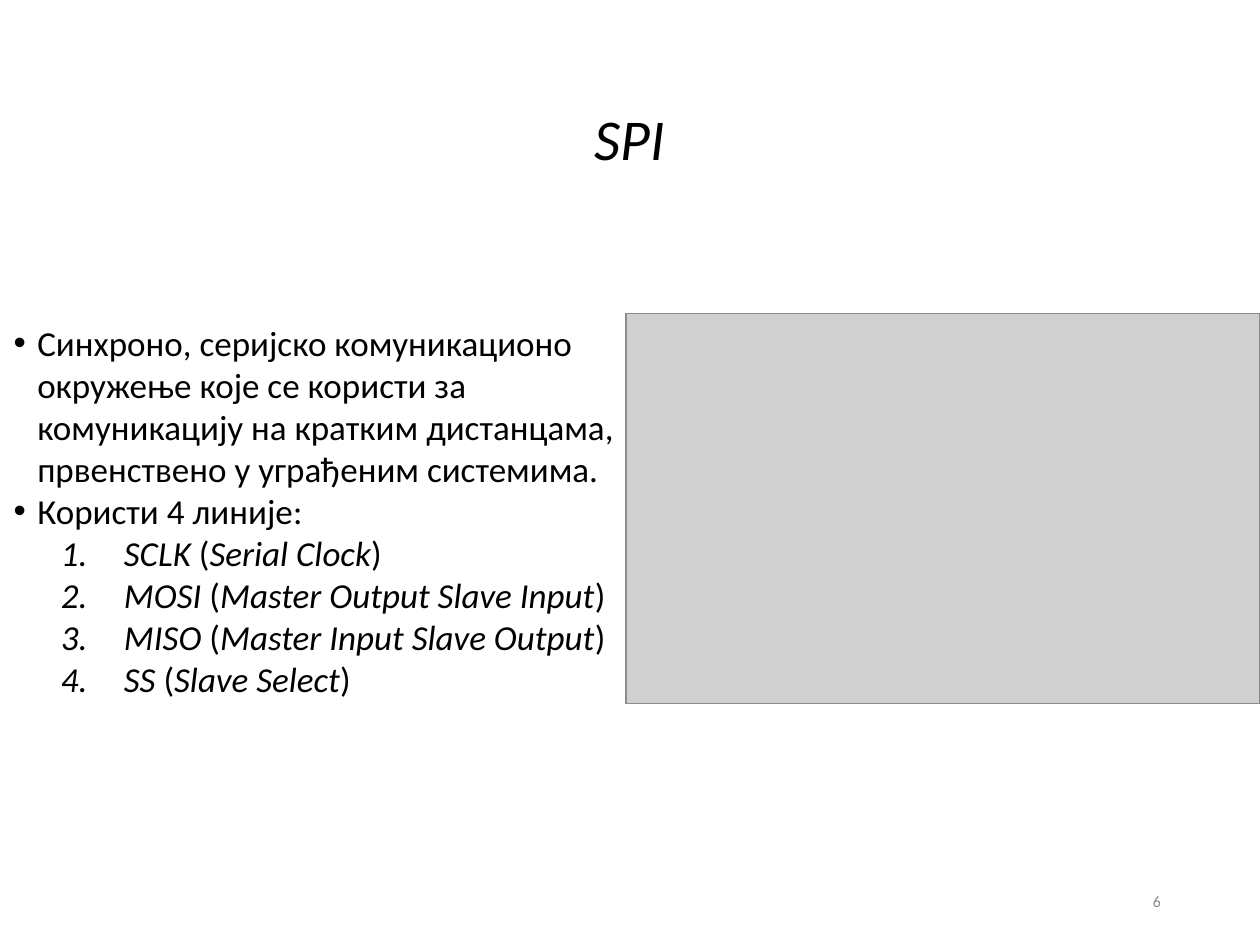
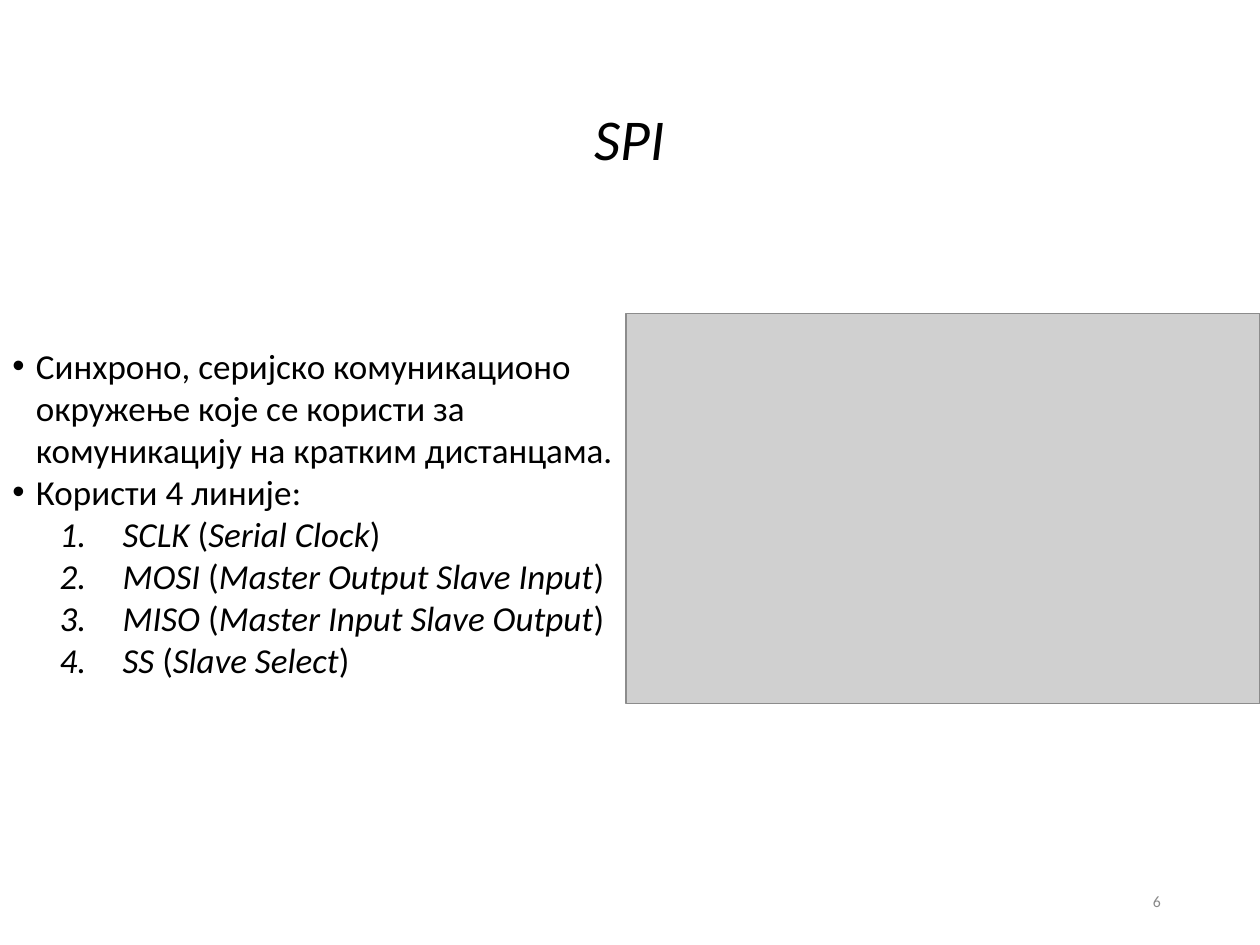
Before and after one commit to fjasic/bsc, a slide deck: slide 6 of documentation/Filip_Jasic_RA46-2014-prezentacija.ppt. Drawn at 1260x945 pixels with LibreOffice and Linux fonts; fonts in the diff are those of the drawing; grey boxes stand for pictures; background and template pictures are left out. Boxes give left, top, right and bottom in pixels: in the first picture for what was removed or moved away, otherwise in the second. Text is boxed around its words. In the diff, an @@ line names an element or a change of style, - is before the commit and + after.

```diff
--- a/documentation/Filip_Jasic_RA46-2014-prezentacija.ppt
+++ b/documentation/Filip_Jasic_RA46-2014-prezentacija.ppt
@@ text "Синхроно, серијско комуникационо окружење које ...": place and size @@
-text "Синхроно, серијско комуникационо окружење које ..." at (37,332,613,697)
+text "Синхроно, серијско комуникационо окружење које ..." at (36,355,612,678)
@@ text at (36,355,612,469): text changed @@
-• Синхроно, серијско комуникационо окружење које се користи за комуникацију на кратким дистанцама, првенствено у уграђеним системима.
+• Синхроно, серијско комуникационо окружење које се користи за комуникацију на кратким дистанцама.
```
Also in this commit, not shown: 8 other slides changed, 6 other files.
